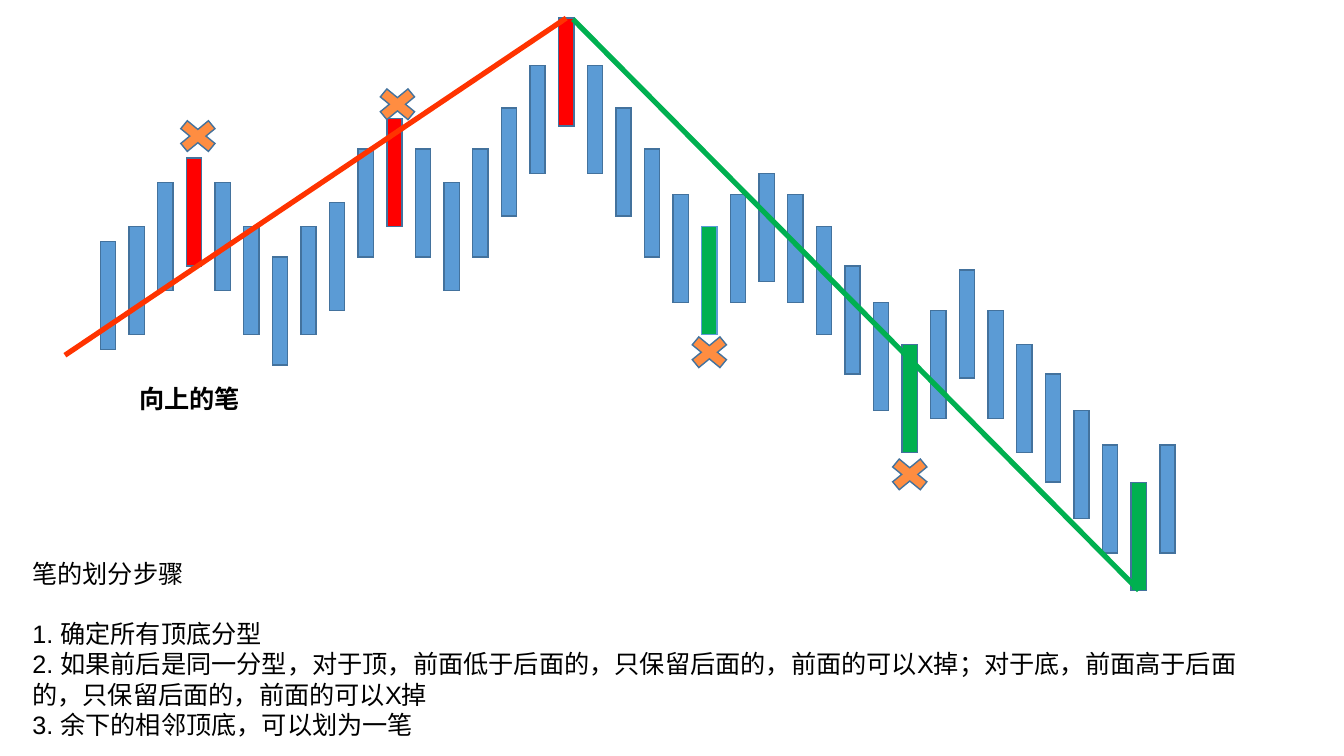
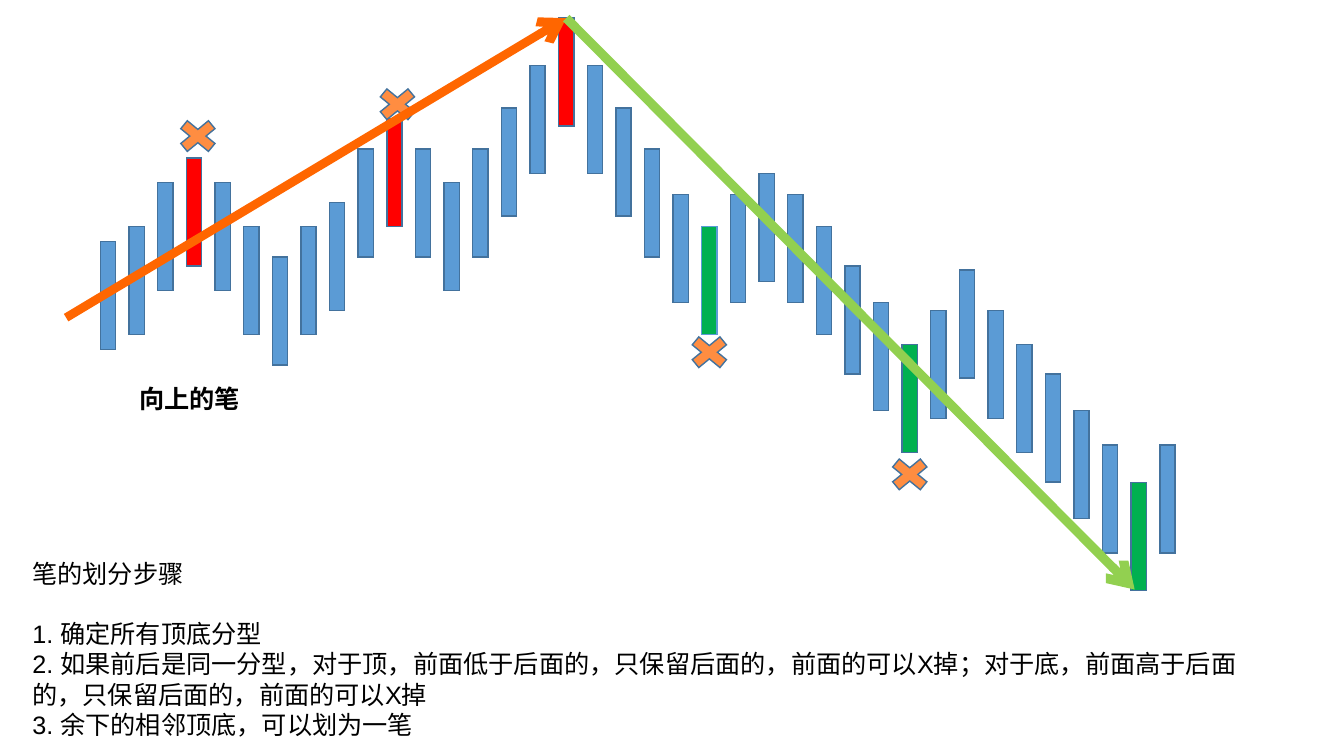
Before and after one commit to xitongsys/notes, a slide deck: slide 26 of finance/chanlun/charts.pptx. Drawn at 1344x756 pixels with LibreOffice and Linux fonts; fonts in the diff are those of the drawing. Boxes give left, top, right and bottom in pixels: in the first picture for what was removed or moved away, otherwise in the second. Text is boxed around its words. In the diff, an @@ line names an element or a change of style, - is before the commit and + after.

```diff
--- a/finance/chanlun/charts.pptx
+++ b/finance/chanlun/charts.pptx
@@ line moved from (65, 355) - (567, 18) to (67, 318) - (567, 18) @@
@@ line (67, 318) - (567, 18): line to arrow; stroke #FF3300 3.75 pt to #FF6600 6.25 pt @@
@@ line moved from (573, 19) - (1139, 591) to (567, 18) - (1135, 590) @@
@@ line (567, 18) - (1135, 590): line to arrow; stroke #00B050 3.75 pt to #92D050 6.5 pt @@
```
Also in this commit, not shown: 2 other slides changed, 3 other files.
